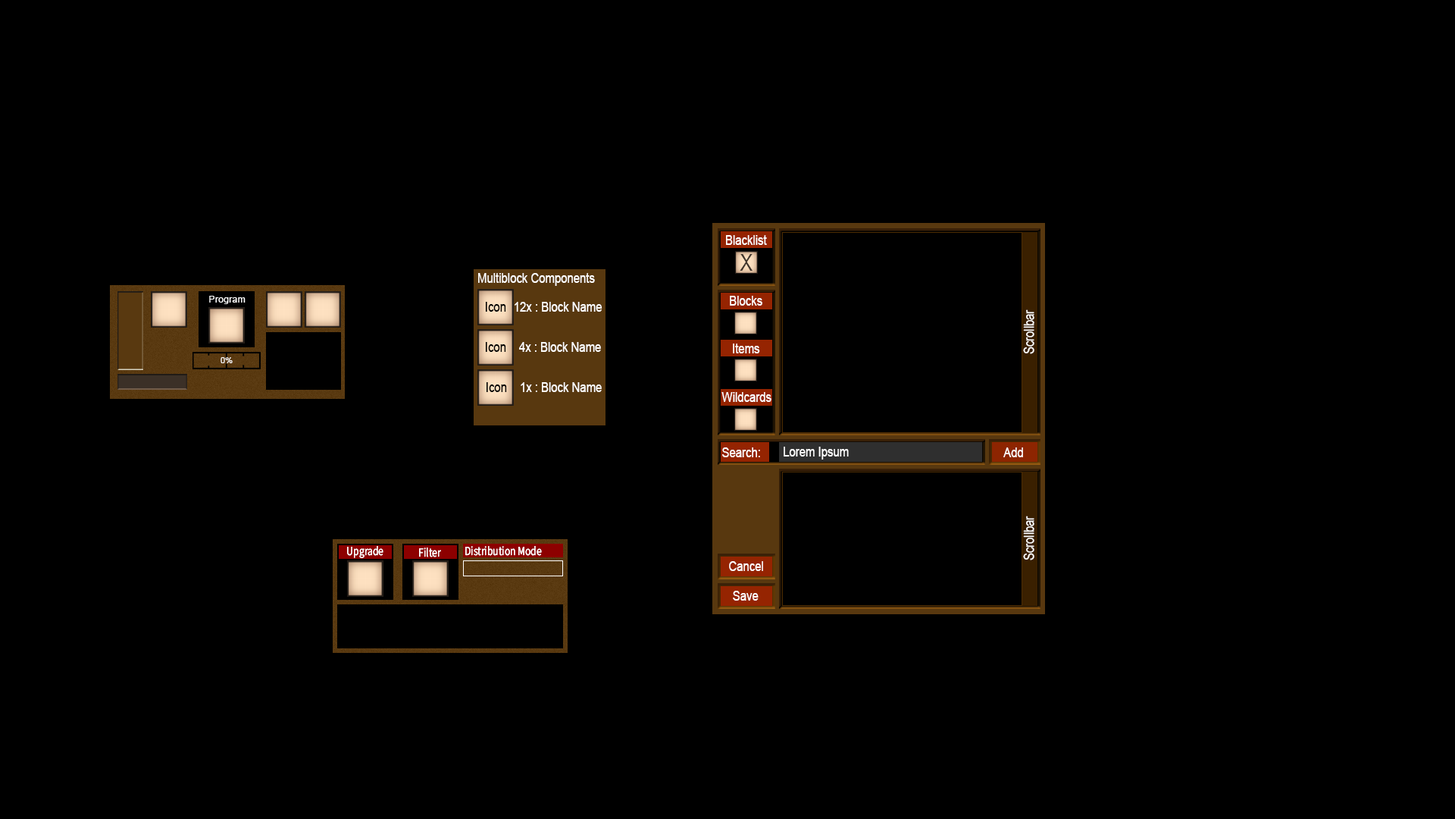
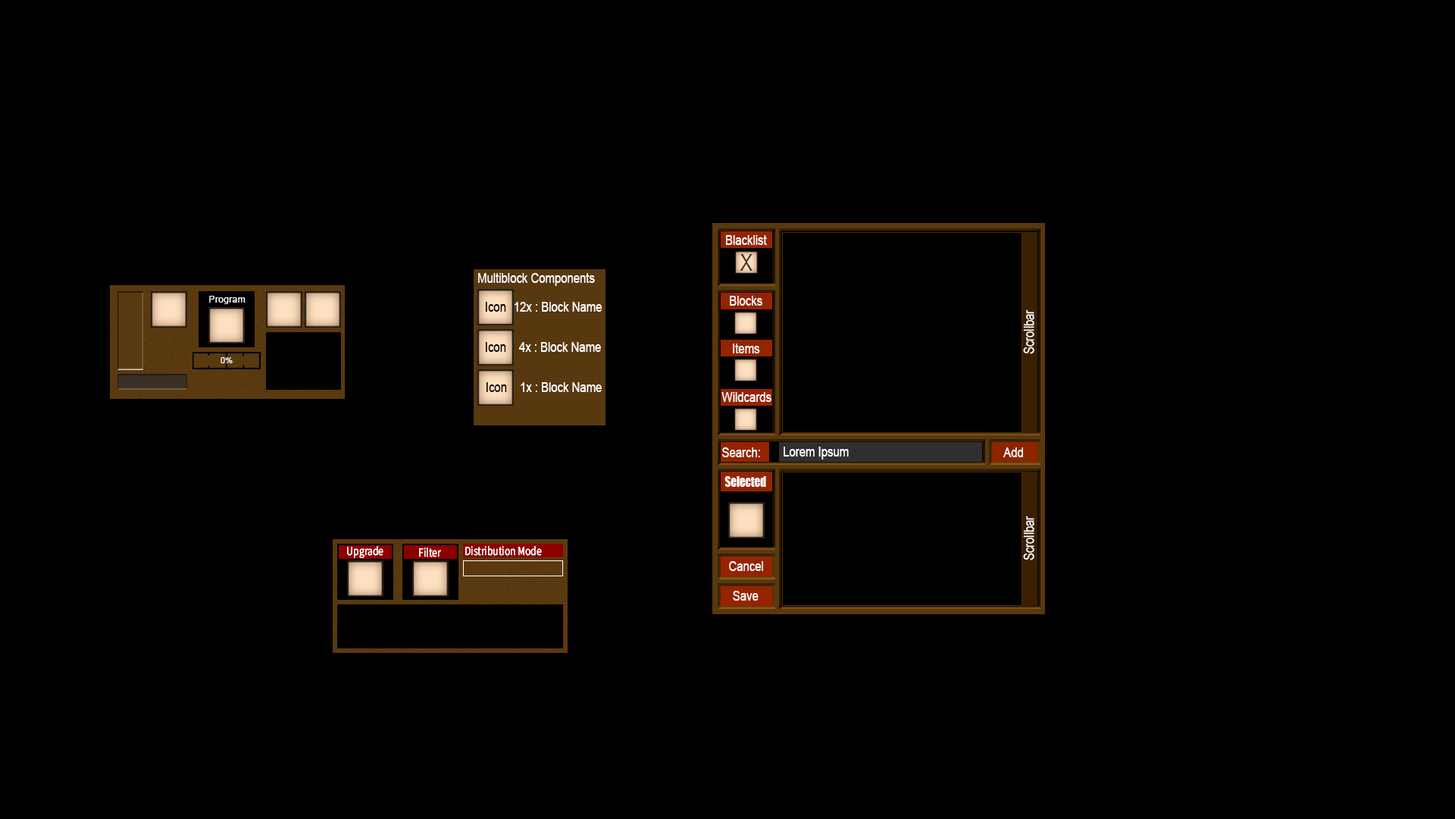
The second 1455×819 image is a revision of the first. Changes to its layers:
added layer "ItemSlot copy 24" in group "PipeFilterGUI" over [728, 501, 765, 539]
added layer "Selected" in group "TextBounds" over [724, 476, 767, 487]
added layer "SelectedText" in group "TextBounds" over [720, 471, 773, 492]
added layer "Selectedinset" in group "PipeFilterGUI" over [717, 468, 776, 550]
